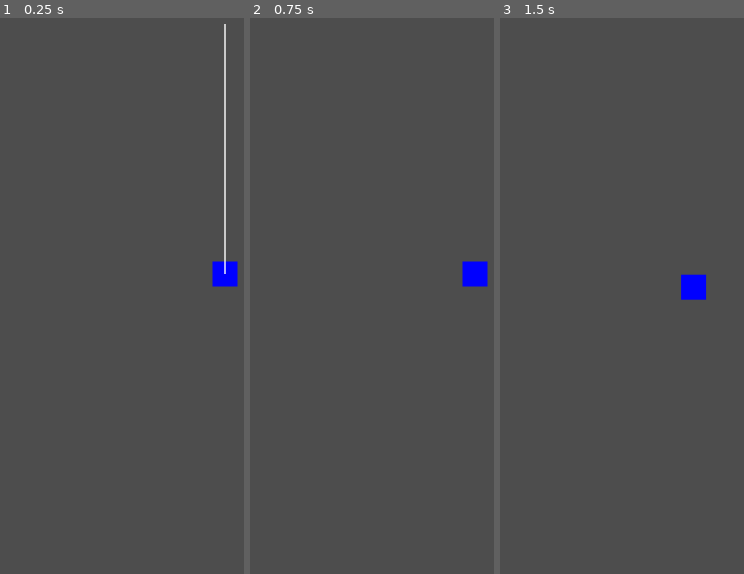
Above: before the commit, frames 1-3 (left to right).
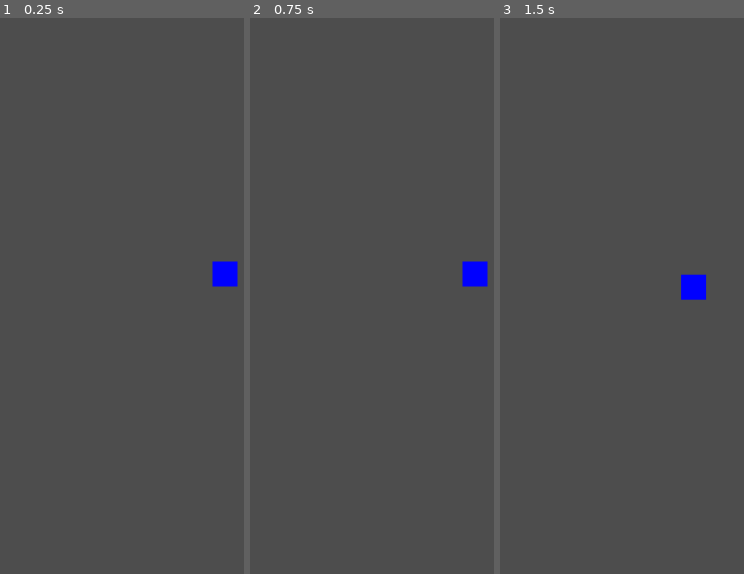
Above: after the commit, the same moments.

Repository: seitamuro/dash_assassin_game
Game: Godot game, scene res://main.tscn
The game is run twice, just before and just after one commit, with the same random seed, the same clock (stepped at 60 frames per second) and the same inputs.
Inputs (mouse positions are in pixels of both pictures, inside the frame that each line leads up to):
- Up to frame 1 (0.25 s): no input
- Up to frame 2 (0.75 s): tap Enter at 0.5 s; move the mouse to (outside the picture) at 0.52 s; press the mouse at (outside the picture) at 0.53 s
- Up to frame 3 (1.5 s): tap Space at 1.25 s; move the mouse to (634, 212) at 1.27 s; release the mouse at (634, 212) at 1.28 s; click (634, 212) at 1.35 s

The runs differ from the first frame. In frame 1, 0.4% of the frame differs, in the area x 91-93%, y 1-47%; in frame 2, nothing differs; in frame 3, nothing differs.

Commit message:
DEBUG_PLAYER_FORCE_DIRECTIONを追加

Diff:
--- a/global.gd
+++ b/global.gd
@@ -1,7 +1,8 @@
 extends Node
 
 var DEBUG_SHOW_SWIPE_LOG = false
-var DEBUG_PLAYER_RIGID_STATUS = true
+var DEBUG_PLAYER_RIGID_STATUS = false
+var DEBUG_PLAYER_FORCE_DIRECTION = true
 
 # Called when the node enters the scene tree for the first time.
 func _ready():
--- a/player.gd
+++ b/player.gd
@@ -2,7 +2,8 @@
 
 # Called when the node enters the scene tree for the first time.
 func _ready():
-	pass # Replace with function body.
+	if get_node("/root/Global").DEBUG_PLAYER_FORCE_DIRECTION:
+		$Line2D.visible = true
 
 
 # Called every frame. 'delta' is the elapsed time since the previous frame.
--- a/player.tscn
+++ b/player.tscn
@@ -22,7 +22,8 @@
 shape = SubResource("RectangleShape2D_q6w0u")
 
 [node name="Line2D" type="Line2D" parent="."]
-points = PackedVector2Array(2.08165e-12, 2.08165e-12, 2.08165e-12, -400)
+visible = false
+points = PackedVector2Array(2.08165e-12, 2.08165e-12, 2.08165e-12, 2.08165e-12)
 width = 2.0
 
 [node name="SwipeController" parent="." instance=ExtResource("2_6wd2x")]
